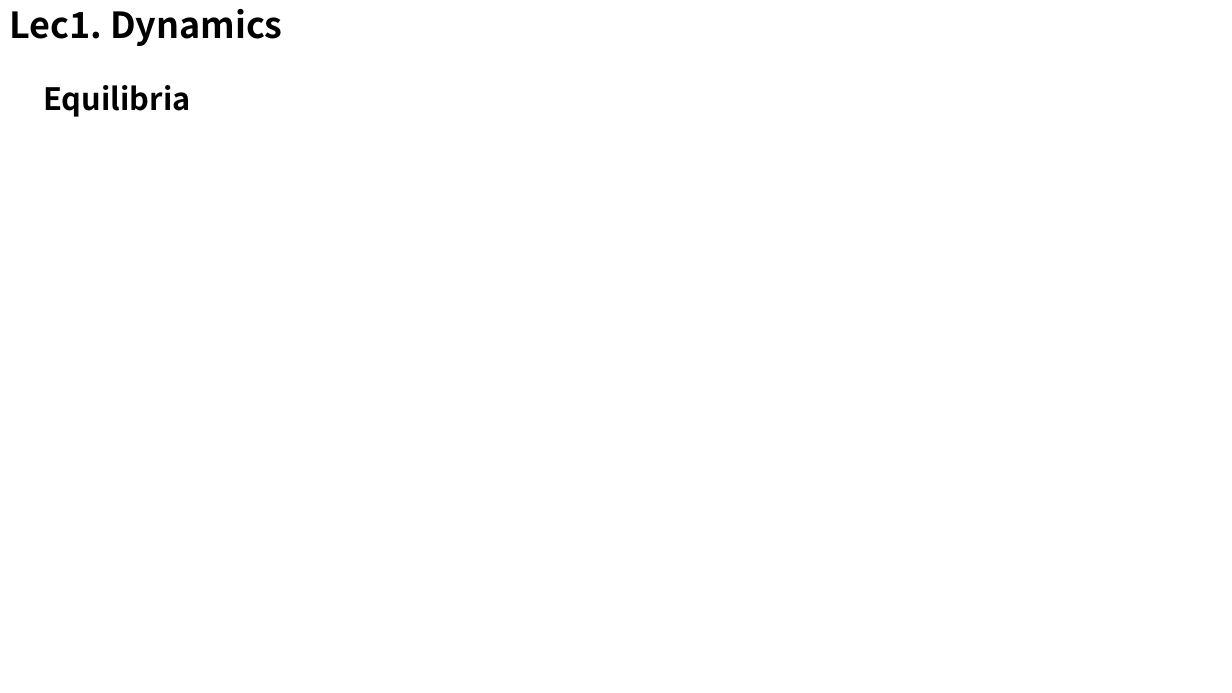
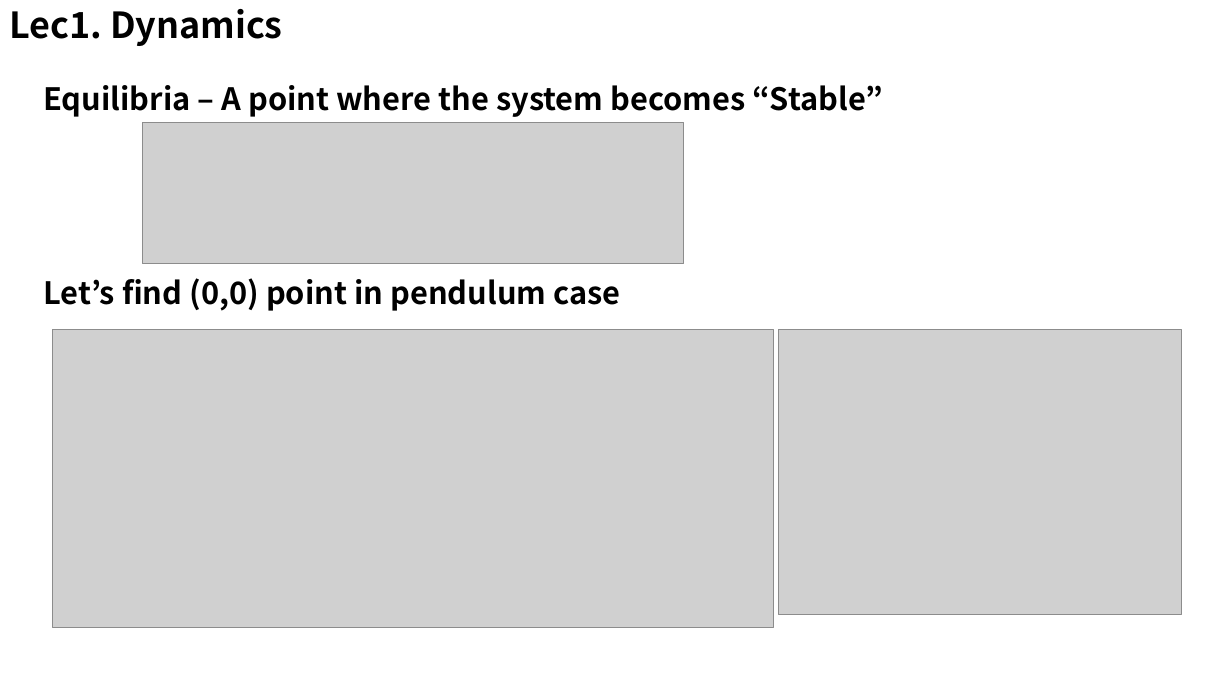
Before and after one commit to kimsooyoung/rl_oc_python, a slide deck: slide 7 of lecture_contents/presentation_1.pptx (slide 6 before the commit). Drawn at 1232x693 pixels with LibreOffice and Linux fonts; fonts in the diff are those of the drawing; grey boxes stand for pictures. Boxes give left, top, right and bottom in pixels: in the first picture for what was removed or moved away, otherwise in the second. Text is boxed around its words. In the diff, an @@ line names an element or a change of style, - is before the commit and + after.

```diff
--- a/lecture_contents/presentation_1.pptx
+++ b/lecture_contents/presentation_1.pptx
@@ text at [43, 85, 884, 117]: text changed @@
-Equilibria
+Equilibria – A point where the system becomes “Stable”
@@ picture added at [142, 122, 685, 263] @@
@@ text added at [43, 278, 620, 311], 24 pt, text #000000, bold @@
+Let’s find (0,0) point in pendulum case
@@ picture added at [53, 330, 773, 628] @@
@@ picture added at [778, 330, 1181, 615] @@
```
Also in this commit, not shown: 4 other slides changed, 3 slides added, 1 slide removed, 1 other file.
